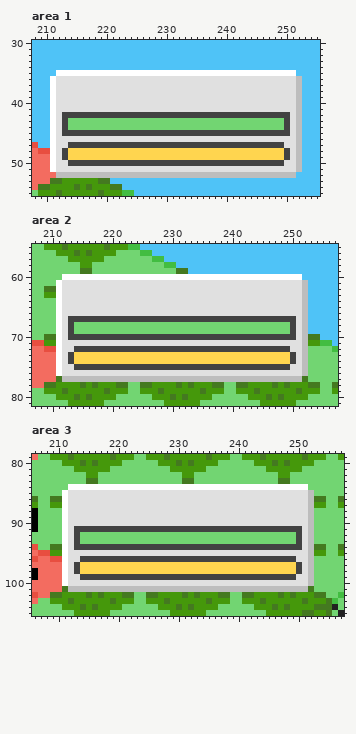
A pixel-art file gets an edit: assets/wip/battle_ui_mockup.aseprite. The first picture shows the starting point.
320x180 pixels, 1 frame. Colours within 5 levels of each other are drawn and written as one. Shown: area 1: x 208..255, y 30..55; area 2: x 207..257, y 55..81; area 3: x 206..257, y 79..105. The commit also changed other parts of the picture, which this record leaves out.
The result:
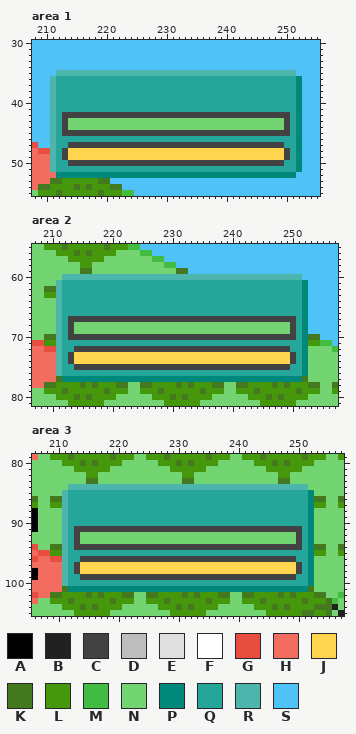
Palette (. is transparent): A #000000  B #212121  C #424242  D #bdbdbd  E #e0e0e0  F #ffffff  G #e84e40  H #f36c60  J #ffd54f  K #447920  L #45980b  M #42bd41  N #72d572  P #00897b  Q #26a69a  R #4db6ac  S #4fc3f7
Commit: Improved battle mockup with borders; added a shader to color the monblocks
The edit:
Area 1, layer "monblock":
y 35: x 212..251 FFFFFFFFFFFFFFFFFFFFFFFFFFFFFFFFFFFFFFFF -> RRRRRRRRRRRRRRRRRRRRRRRRRRRRRRRRRRRRRRRR
y 36..41: x 211..252 FEEEEEEEEEEEEEEEEEEEEEEEEEEEEEEEEEEEEEEEED -> RQQQQQQQQQQQQQQQQQQQQQQQQQQQQQQQQQQQQQQQQP
y 42..45: x 211..212 FE -> RQ; x 251..252 ED -> QP
y 46: x 211..252 FEEEEEEEEEEEEEEEEEEEEEEEEEEEEEEEEEEEEEEEED -> RQQQQQQQQQQQQQQQQQQQQQQQQQQQQQQQQQQQQQQQQP
y 47: x 211..213 FEE -> RQQ; x 250..252 EED -> QQP
y 48..49: x 211..212 FE -> RQ; x 251..252 ED -> QP
y 50: x 211..213 FEE -> RQQ; x 250..252 EED -> QQP
y 51: x 211..252 FEEEEEEEEEEEEEEEEEEEEEEEEEEEEEEEEEEEEEEEED -> RQQQQQQQQQQQQQQQQQQQQQQQQQQQQQQQQQQQQQQQQP
y 52: x 212..251 DDDDDDDDDDDDDDDDDDDDDDDDDDDDDDDDDDDDDDDD -> PPPPPPPPPPPPPPPPPPPPPPPPPPPPPPPPPPPPPPPP
Area 2, layer "monblock":
y 60: x 212..251 FFFFFFFFFFFFFFFFFFFFFFFFFFFFFFFFFFFFFFFF -> RRRRRRRRRRRRRRRRRRRRRRRRRRRRRRRRRRRRRRRR
y 61..66: x 211..252 FEEEEEEEEEEEEEEEEEEEEEEEEEEEEEEEEEEEEEEEED -> RQQQQQQQQQQQQQQQQQQQQQQQQQQQQQQQQQQQQQQQQP
y 67..70: x 211..212 FE -> RQ; x 251..252 ED -> QP
y 71: x 211..252 FEEEEEEEEEEEEEEEEEEEEEEEEEEEEEEEEEEEEEEEED -> RQQQQQQQQQQQQQQQQQQQQQQQQQQQQQQQQQQQQQQQQP
y 72: x 211..213 FEE -> RQQ; x 250..252 EED -> QQP
y 73..74: x 211..212 FE -> RQ; x 251..252 ED -> QP
y 75: x 211..213 FEE -> RQQ; x 250..252 EED -> QQP
y 76: x 211..252 FEEEEEEEEEEEEEEEEEEEEEEEEEEEEEEEEEEEEEEEED -> RQQQQQQQQQQQQQQQQQQQQQQQQQQQQQQQQQQQQQQQQP
y 77: x 212..251 DDDDDDDDDDDDDDDDDDDDDDDDDDDDDDDDDDDDDDDD -> PPPPPPPPPPPPPPPPPPPPPPPPPPPPPPPPPPPPPPPP
Area 3, layer "monblock":
y 84: x 212..251 FFFFFFFFFFFFFFFFFFFFFFFFFFFFFFFFFFFFFFFF -> RRRRRRRRRRRRRRRRRRRRRRRRRRRRRRRRRRRRRRRR
y 85..90: x 211..252 FEEEEEEEEEEEEEEEEEEEEEEEEEEEEEEEEEEEEEEEED -> RQQQQQQQQQQQQQQQQQQQQQQQQQQQQQQQQQQQQQQQQP
y 91..94: x 211..212 FE -> RQ; x 251..252 ED -> QP
y 95: x 211..252 FEEEEEEEEEEEEEEEEEEEEEEEEEEEEEEEEEEEEEEEED -> RQQQQQQQQQQQQQQQQQQQQQQQQQQQQQQQQQQQQQQQQP
y 96: x 211..213 FEE -> RQQ; x 250..252 EED -> QQP
y 97..98: x 211..212 FE -> RQ; x 251..252 ED -> QP
y 99: x 211..213 FEE -> RQQ; x 250..252 EED -> QQP
y 100: x 211..252 FEEEEEEEEEEEEEEEEEEEEEEEEEEEEEEEEEEEEEEEED -> RQQQQQQQQQQQQQQQQQQQQQQQQQQQQQQQQQQQQQQQQP
y 101: x 212..251 DDDDDDDDDDDDDDDDDDDDDDDDDDDDDDDDDDDDDDDD -> PPPPPPPPPPPPPPPPPPPPPPPPPPPPPPPPPPPPPPPP
Boxes around the changes in both pictures, in picture pixels (x1, y1, x2, y2):
changed: (50, 70, 302, 178)
changed: (56, 274, 308, 382)
changed: (62, 484, 314, 592)
